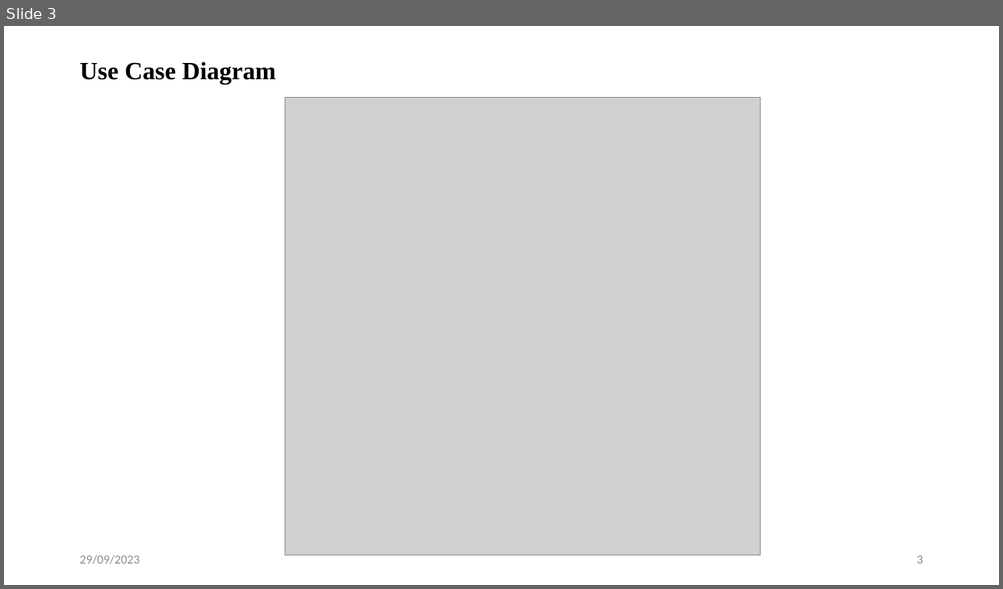
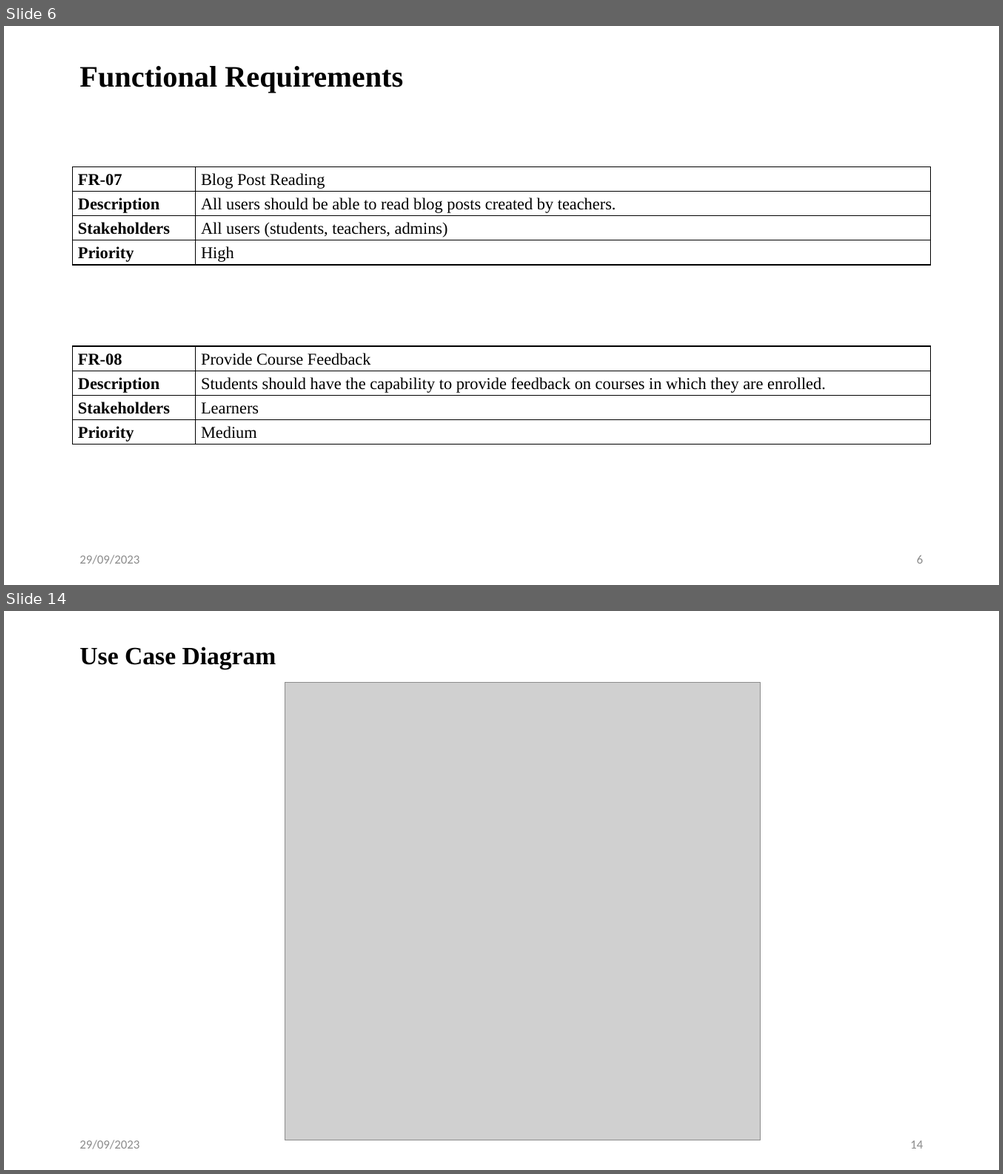
Before and after one commit to iprosenjitp/Tech-School, a slide deck: Materials/Mid Defense.pptx. Shown one above the other, each under a label of ours: slide 3 before the commit, slides 6 and 14 after it; the slides between them are not shown. The pictures are 1003x589 and 1003x1174 pixels, drawn with LibreOffice and Linux fonts; fonts in the diff are those of the drawing; grey boxes stand for pictures. Boxes give left, top, right and bottom in pixels: in the first picture for what was removed or moved away, otherwise in the second. Text is boxed around its words. In the diff, an @@ line names an element or a change of style, - is before the commit and + after.

```diff
--- a/Materials/Mid Defense.pptx
+++ b/Materials/Mid Defense.pptx
@@ slide 6 added at (4, 26, 999, 585), background #FFFFFF @@
@@ title added at (79, 66, 403, 93), 28.8 pt, text #000000, bold @@
+Functional Requirements
@@ table added at (73, 167, 930, 266), 4 rows, 2 columns @@
+FR-07 | Blog Post Reading
+Description | All users should be able to read blog posts created by teachers.
+Stakeholders | All users (students, teachers, admins)
+Priority | High
@@ table added at (73, 347, 930, 446), 4 rows, 2 columns @@
+FR-08 | Provide Course Feedback
+Description | Students should have the capability to provide feedback on courses in which they are enrolled.
+Stakeholders | Learners
+Priority | Medium
@@ text added at (79, 555, 139, 565), 12 pt, text #8C8C8C @@
+29/09/2023
@@ page number added at (916, 556, 922, 564), 12 pt, text #8C8C8C @@
+6
@@ what was slide 3 is now slide 14 @@
@@ page number at (910, 1141, 922, 1149): text changed @@
-3
+14
```
Also in this commit, not shown: 1 slide changed, 10 other slides added, 1 other file.
